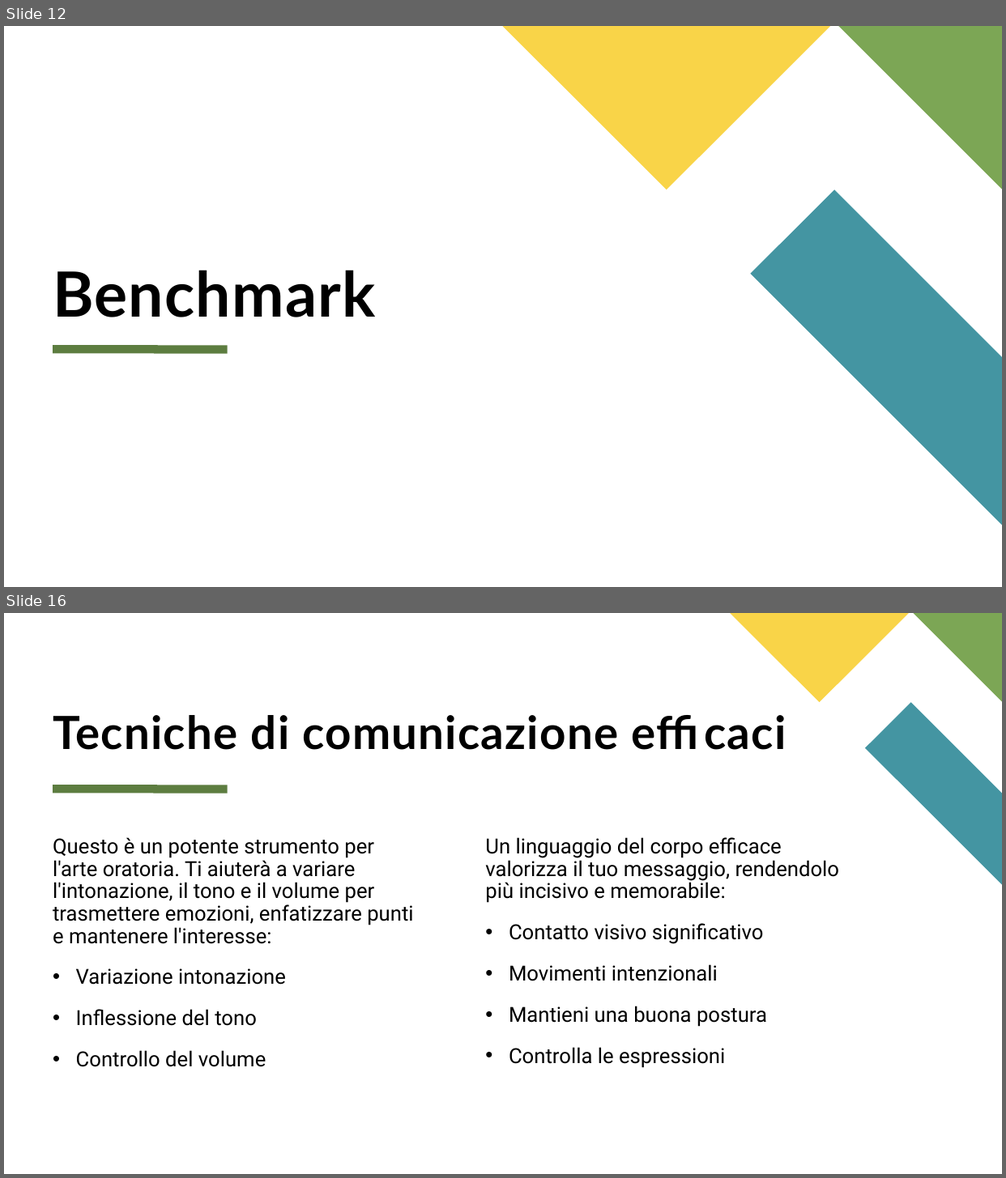
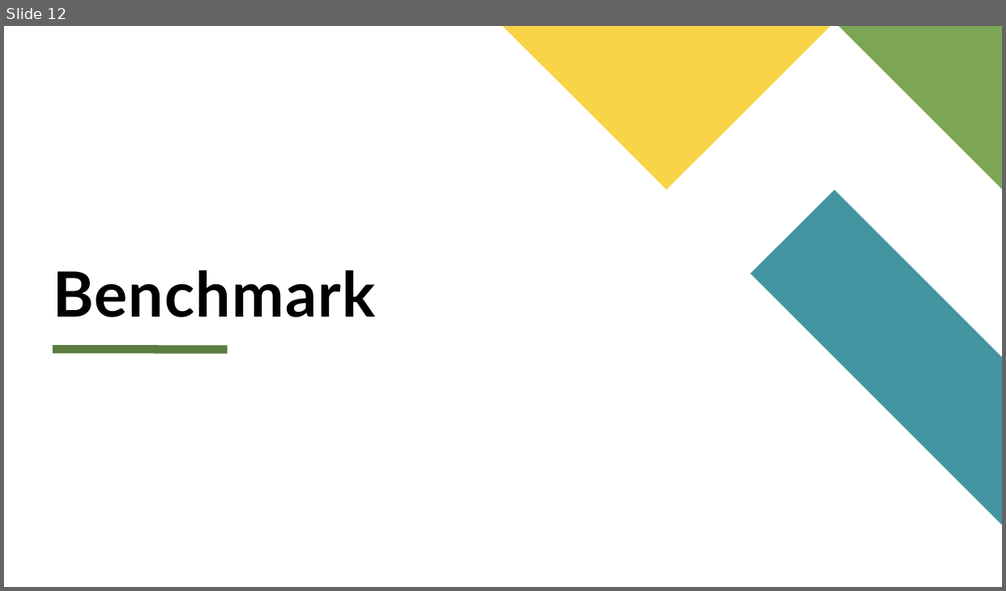
Before and after one commit to dennyciccia/full-text-search-engine, a slide deck: presentazione/Presentazione search engine.pptx. Shown one above the other, each under a label of ours: slides 12 and 16 before the commit, slide 12 after it; the slides between them are not shown. The pictures are 1006x1178 and 1006x591 pixels, drawn with LibreOffice and Linux fonts; fonts in the diff are those of the drawing. Boxes give left, top, right and bottom in pixels: in the first picture for what was removed or moved away, otherwise in the second. Text is boxed around its words. In the diff, an @@ line names an element or a change of style, - is before the commit and + after.

```diff
--- a/presentazione/Presentazione search engine.pptx
+++ b/presentazione/Presentazione search engine.pptx
@@ slide 16 removed at bbox=[4, 613, 1002, 1174], background #FFFFFF @@
@@ freeform shape removed at bbox=[731, 613, 909, 702] @@
@@ freeform shape removed at bbox=[914, 613, 1002, 702] @@
@@ freeform shape removed at bbox=[865, 702, 1002, 884] @@
@@ title removed at bbox=[53, 715, 619, 750] @@
-Tecniche di comunicazione efficaci
@@ line removed from (53, 789) to (227, 789) @@
@@ text removed at bbox=[53, 837, 413, 1067] @@
-Questo è un potente strumento per l'arte oratoria. Ti aiuterà a variare l'intonazione, il tono e il volume per trasmettere emozioni, enfatizzare punti e mantenere l'interesse:
-  • Variazione intonazione
-  • Inflessione del tono
-  • Controllo del volume
@@ text removed at bbox=[485, 837, 840, 1068] @@
-Un linguaggio del corpo efficace valorizza il tuo messaggio, rendendolo più incisivo e memorabile:
-  • Contatto visivo significativo
-  • Movimenti intenzionali
-  • Mantieni una buona postura
-  • Controlla le espressioni
```
Also in this commit, not shown: 8 slides changed, 3 slides added, 9 other slides removed.
